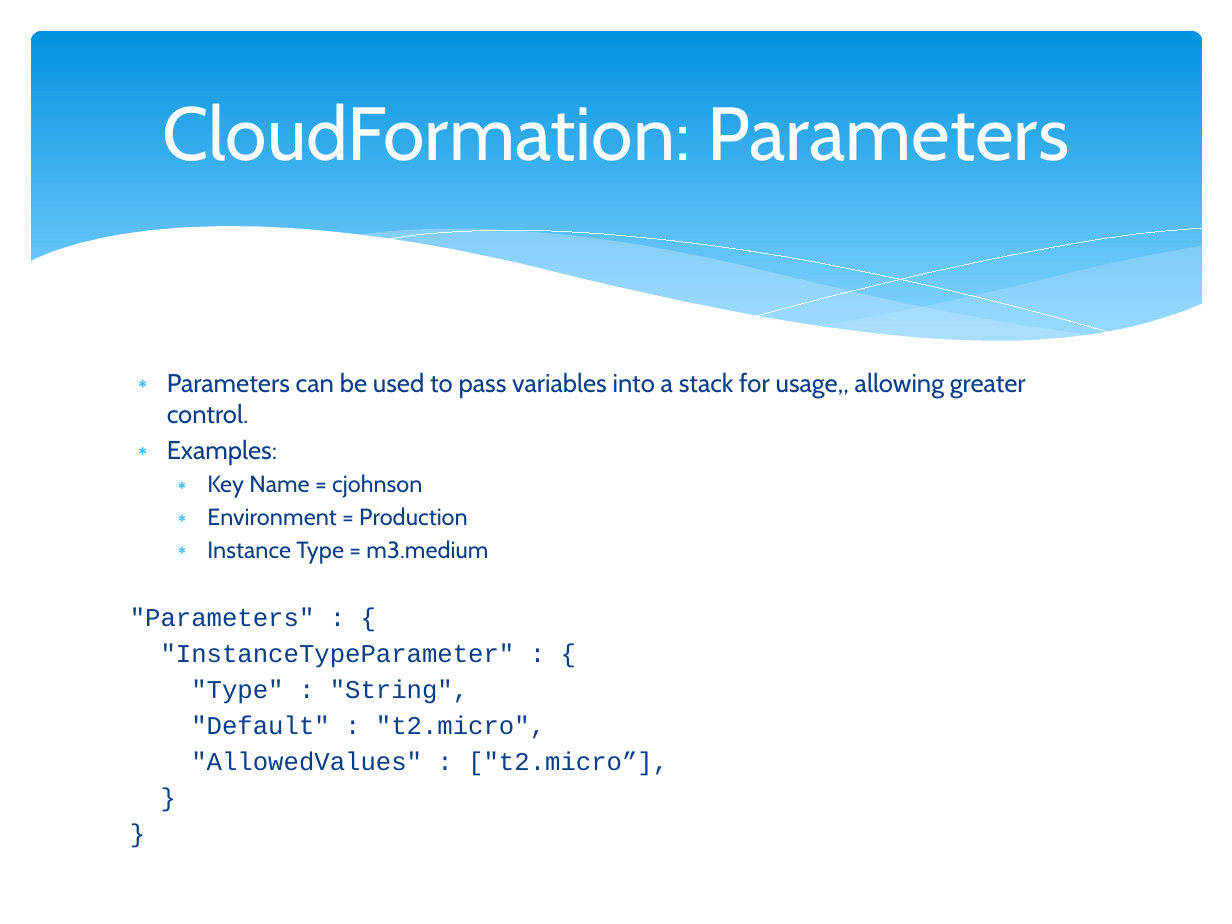
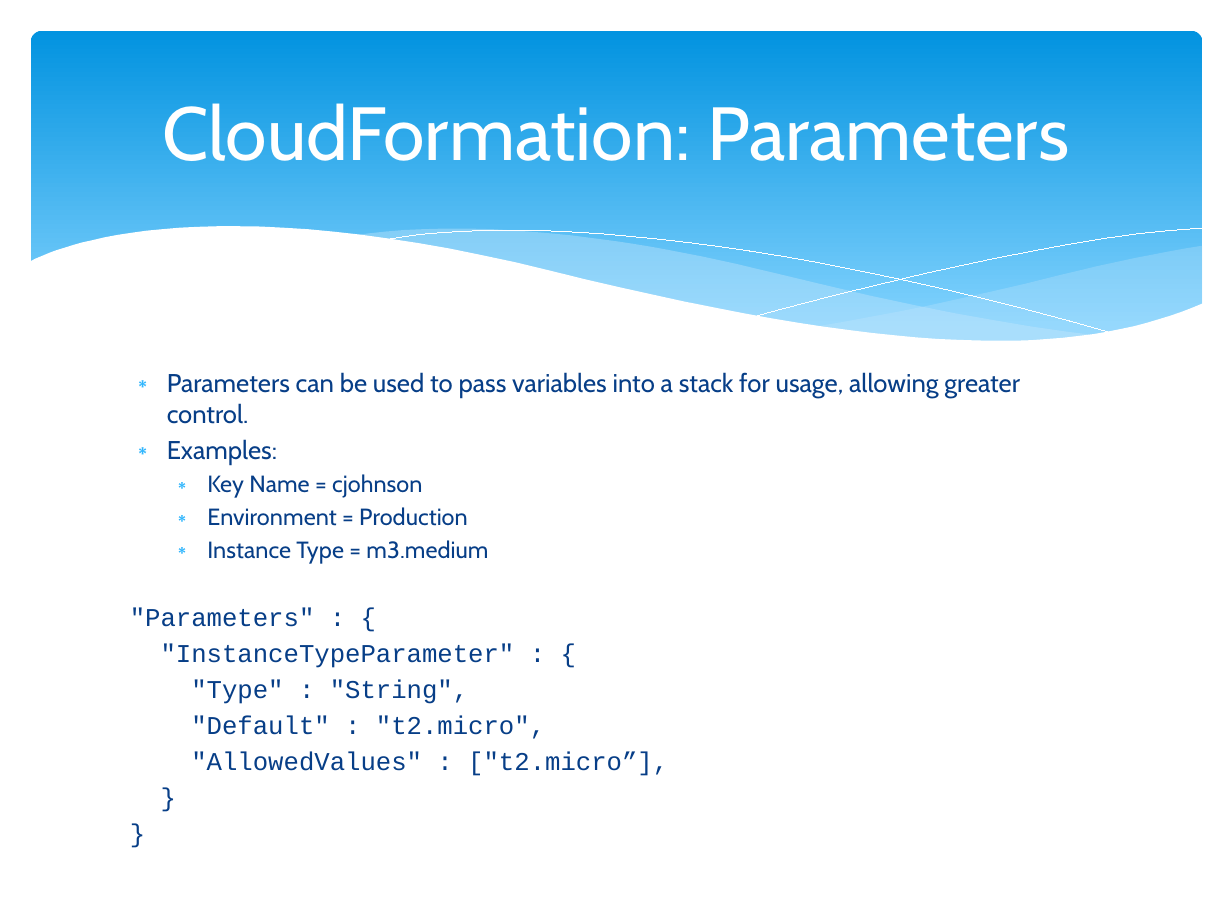
Before and after one commit to cloudavail/awstraining, a slide deck: slide 10 of aws-cloudformation/aws-cloudformation.pptx. Drawn at 1232x924 pixels with LibreOffice and Linux fonts; fonts in the diff are those of the drawing. Boxes give left, top, right and bottom in pixels: in the first picture for what was removed or moved away, otherwise in the second. Text is boxed around its words. In the diff, an @@ line names an element or a change of style, - is before the commit and + after.

```diff
--- a/aws-cloudformation/aws-cloudformation.pptx
+++ b/aws-cloudformation/aws-cloudformation.pptx
@@ text at <box>167,372,1020,424</box>: text changed @@
-∗ Parameters can be used to pass variables into a stack for usage,, allowing greater control.
+∗ Parameters can be used to pass variables into a stack for usage, allowing greater control.
```
Also in this commit, not shown: 2 other slides changed, 2 other files.
